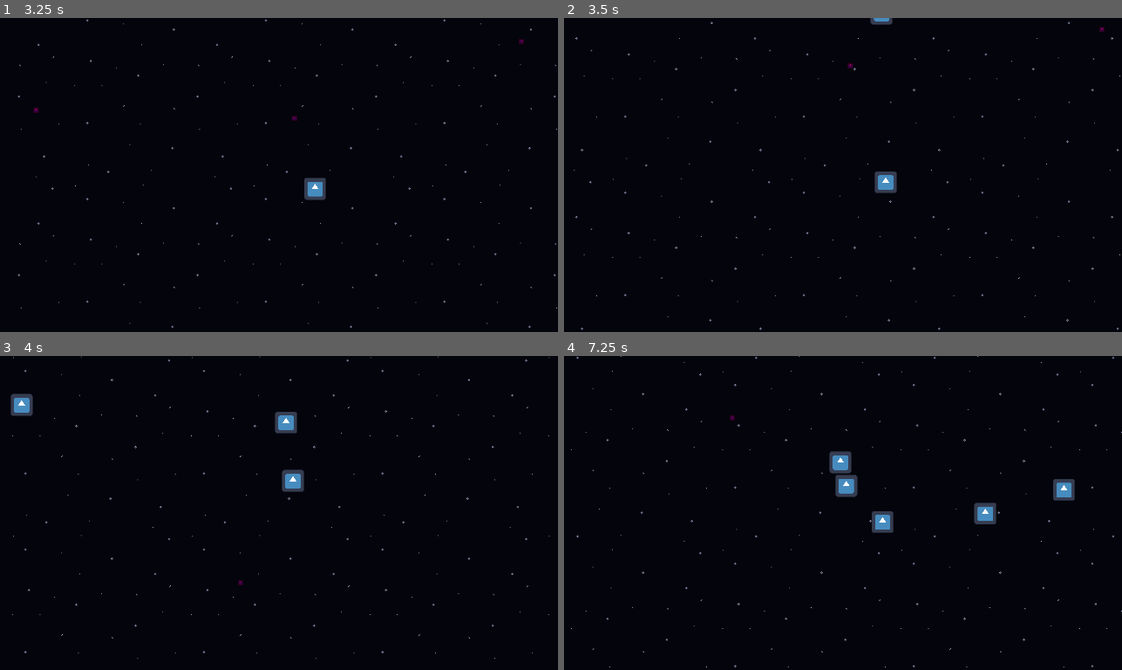
Above: before the commit, frames 1-4 (two rows, left to right).
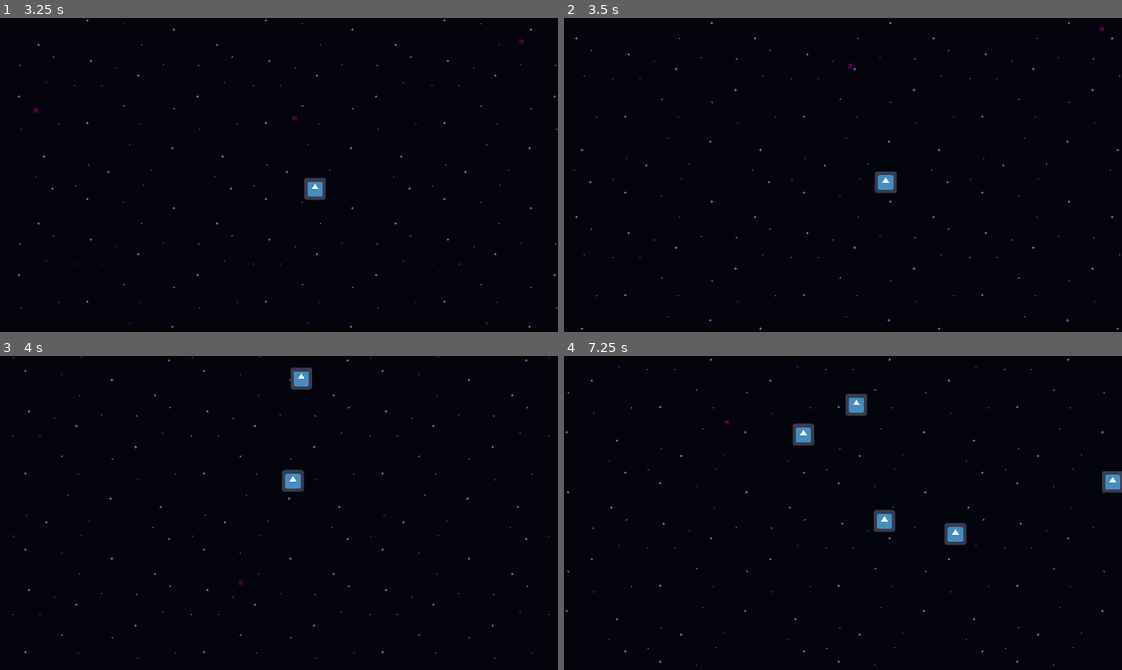
Above: after the commit, the same moments.

Repository: WinterAtne/Game-Jam
Game: Godot game, scene res://scenes/main.tscn
The game is run twice, just before and just after one commit, with the same random seed, the same clock (stepped at 60 frames per second) and the same inputs. The engine's default icon, where the game draws it, is replaced by a stand-in: a white triangle on a blue panel in a dark square.
Inputs (mouse positions are in pixels of both pictures, inside the frame that each line leads up to):
- Up to frame 1 (3.25 s): click "Start" at 0.5 s; tap Enter at 1.25 s; move the mouse to (401, 159) at 1.27 s; hold D (right) 1.28-2.03 s; click (401, 159) at 1.35 s; move the mouse to (167, 190) at 2.02 s; hold Down (down) 2.03-2.78 s; click (167, 190) at 2.1 s; move the mouse to (334, 105) at 2.77 s; hold D (right) from 2.78 s (still down); click (334, 105) at 2.85 s
- Up to frame 2 (3.5 s): keep holding D (right)
- Up to frame 3 (4 s): move the mouse to (251, 575) at 3.52 s; release D (right) at 3.53 s; hold W (up) from 3.53 s (still down); click (251, 575) at 3.6 s
- Up to frame 4 (7.25 s): move the mouse to (1010, 560) at 4.27 s; release W (up) at 4.28 s; hold A (left) 4.28-5.78 s; click (1010, 560) at 4.35 s; move the mouse to (675, 465) at 5.02 s; click (675, 465) at 5.1 s; move the mouse to (870, 513) at 5.77 s; hold Down (down) 5.78-6.53 s; click (870, 513) at 5.85 s; move the mouse to (759, 434) at 6.52 s; hold D (right) from 6.53 s (still down); click (759, 434) at 6.6 s

Frame 1 is identical in both runs. In frame 2, less than 0.1% of the frame differs, in the area x 54-59%, y 0-3%; in frame 3, 0.8%; in frame 4, 2.9%, in the area x 0-100%, y 0-100%.

Commit message:
Made enemies quasi-boids

Diff:
--- /dev/null
+++ b/scenes/boid_area.gd
@@ -0,0 +1,2 @@
+class_name BoidArea
+extends Area2D
--- a/scenes/enemy.gd
+++ b/scenes/enemy.gd
@@ -3,8 +3,26 @@
 
 const SPEED : int = 600
 
+var min_distance : float = 200
+var boid_behavior : float = 0.50
+var neighbors : Array[BoidArea] = []
+
+var target_direction : Vector2 = Vector2.ZERO
 func _physics_process(delta: float) -> void:
-	var target_direction : Vector2 = global_position.direction_to(Player.instance.global_position)
+
+	var coherence : Vector2
+	for neighbor in neighbors:
+		var direction = global_position.direction_to(neighbor.global_position)
+		var distance = global_position.distance_to(neighbor.global_position)
+		if distance < min_distance:
+			coherence -= direction * distance
+		else:
+			coherence += direction / distance
+
+	target_direction = target_direction.move_toward(
+		(global_position.direction_to(Player.instance.global_position) * (1 - boid_behavior) +
+		coherence * boid_behavior).normalized(),
+		delta)
 
 	velocity = velocity.move_toward(target_direction * SPEED, SPEED * delta * Engine.physics_ticks_per_second)
 
@@ -15,3 +33,11 @@
 
 func _on_damageable_died() -> void:
 	die()
+
+func _on_boid_area_area_entered(area: Area2D) -> void:
+	if area is BoidArea:
+		neighbors.append(area)
+
+func _on_boid_area_area_exited(area: Area2D) -> void:
+	if area is BoidArea and neighbors.has(area):
+		neighbors.erase(area)
--- a/scenes/enemy.tscn
+++ b/scenes/enemy.tscn
@@ -1,9 +1,10 @@
-[gd_scene load_steps=8 format=3 uid="uid://c05uv3ypr1134"]
+[gd_scene load_steps=10 format=3 uid="uid://c05uv3ypr1134"]
 
 [ext_resource type="Script" path="res://scenes/damageable.gd" id="1_4gxbq"]
 [ext_resource type="Script" path="res://scenes/enemy.gd" id="1_qib4t"]
 [ext_resource type="Texture2D" uid="uid://cso7f0i4tbihh" path="res://asssets/icon.svg" id="2_8asml"]
 [ext_resource type="Script" path="res://scenes/damager.gd" id="4_vv03q"]
+[ext_resource type="Script" path="res://scenes/boid_area.gd" id="5_jrwkx"]
 
 [sub_resource type="RectangleShape2D" id="RectangleShape2D_7m6sp"]
 size = Vector2(126, 126)
@@ -13,6 +14,9 @@
 
 [sub_resource type="CircleShape2D" id="CircleShape2D_v5cr7"]
 radius = 61.0983
+
+[sub_resource type="CircleShape2D" id="CircleShape2D_8h046"]
+radius = 486.087
 
 [node name="Enemy" type="CharacterBody2D"]
 collision_layer = 0
@@ -42,4 +46,12 @@
 [node name="CollisionShape2D" type="CollisionShape2D" parent="."]
 shape = SubResource("CircleShape2D_v5cr7")
 
+[node name="BoidArea" type="Area2D" parent="."]
+script = ExtResource("5_jrwkx")
+
+[node name="CollisionShape2D" type="CollisionShape2D" parent="BoidArea"]
+shape = SubResource("CircleShape2D_8h046")
+
 [connection signal="died" from="Damageable" to="." method="_on_damageable_died"]
+[connection signal="area_entered" from="BoidArea" to="." method="_on_boid_area_area_entered"]
+[connection signal="area_exited" from="BoidArea" to="." method="_on_boid_area_area_exited"]
